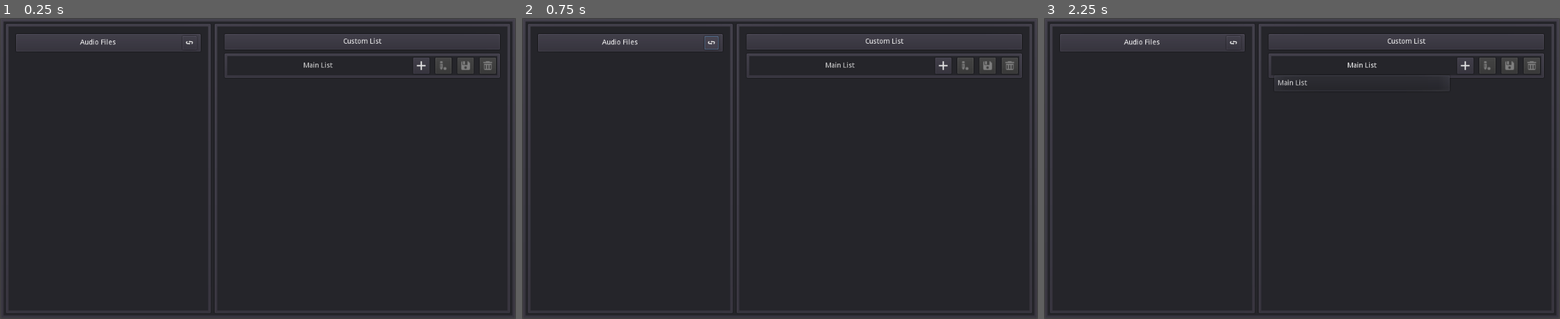
Above: before the commit, frames 1-3 (left to right).
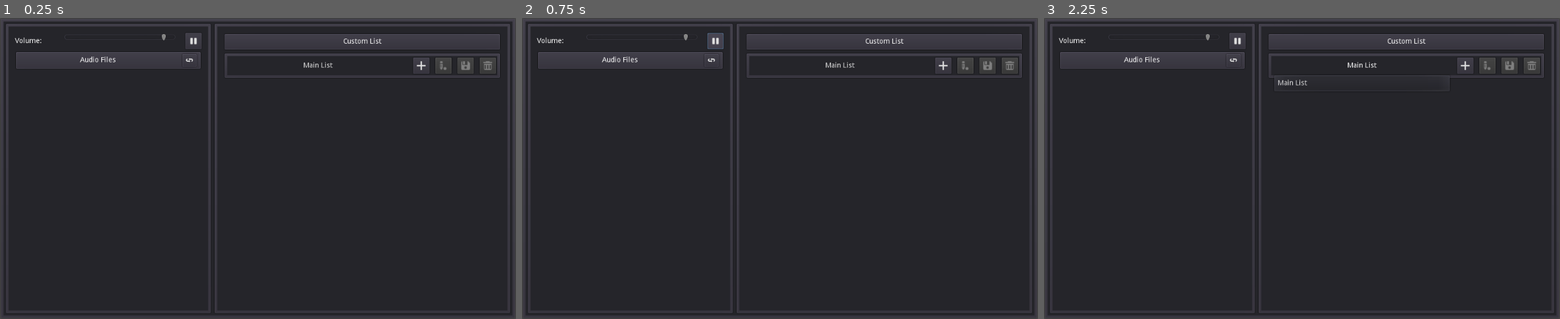
Above: after the commit, the same moments.

Repository: DrZanuff/SoundTableFX
Game: Godot game, scene res://Main.tscn
Two runs of this game, one before a commit and one after it. Both use one fixed random seed, a clock stepped at 60 frames per second and the inputs below.
Inputs (mouse positions are in pixels of both pictures, inside the frame that each line leads up to; where the layout moved, square brackets give the same spot in the first picture):
- Up to frame 1 (0.25 s): no input
- Up to frame 2 (0.75 s): click (718, 42) at 0.52 s
- Up to frame 3 (2.25 s): click (1234, 60) [1234, 42] at 1.25 s; click "Main List" at 2 s

The runs differ from the first frame. In frame 1, 2.4% of the frame differs, in the area x 2-39%, y 4-17%; in frame 2, 2.4%, in the area x 2-40%, y 4-17%; in frame 3, 2.4%.

Commit message:
Volume Control Added

Diff:
--- a/Main.gd
+++ b/Main.gd
@@ -4,6 +4,7 @@
 - Não deletar botões do Left Panel, apenas adicionar
 - Adicionar Botões dentro do Grupo var current_list
 - Ao mudar de lista, dar um show e Hide nos elementos
+- Criar sistema de Canais de Players (Array de AudioStream)
 """
 
 var file_button = load("res://SoundButton/SoundFile.tscn")
@@ -133,3 +134,15 @@
 
 func _on_Refresh_pressed() -> void:
 	refresh()
+
+func set_volume(vol):
+	AudioServer.set_bus_volume_db(0 , vol)
+	$Main/Window/Left/Files/Body/Current/Control/Label.text = "Volume: " + str(vol)
+	print(AudioServer.get_bus_volume_db(0))
+
+func _on_Volume_value_changed(value):
+	set_volume(value)
+
+func _on_ButtonPauseAll_pressed():
+	get_tree().call_group("Button","set_status",true)
+	$Player.stop()
--- a/Main.tscn
+++ b/Main.tscn
@@ -6,6 +6,7 @@
 [ext_resource path="res://icons/EditInternal.svg" type="Texture" id=4]
 [ext_resource path="res://icons/Remove.svg" type="Texture" id=5]
 [ext_resource path="res://icons/Add.svg" type="Texture" id=6]
+[ext_resource path="res://icons/Pause.svg" type="Texture" id=7]
 
 [node name="Node" type="Node"]
 script = ExtResource( 3 )
@@ -70,16 +71,57 @@
 margin_right = 390.0
 margin_bottom = 560.0
 
+[node name="Current" type="MarginContainer" parent="Main/Window/Left/Files/Body"]
+margin_right = 370.0
+margin_bottom = 32.0
+
+[node name="Control" type="HBoxContainer" parent="Main/Window/Left/Files/Body/Current"]
+margin_right = 370.0
+margin_bottom = 32.0
+custom_constants/separation = 10
+
+[node name="Label" type="Label" parent="Main/Window/Left/Files/Body/Current/Control"]
+margin_right = 88.0
+margin_bottom = 32.0
+size_flags_horizontal = 3
+size_flags_vertical = 3
+size_flags_stretch_ratio = 0.4
+text = "Volume: "
+valign = 1
+
+[node name="Volume" type="HSlider" parent="Main/Window/Left/Files/Body/Current/Control"]
+margin_left = 98.0
+margin_right = 318.0
+margin_bottom = 16.0
+size_flags_horizontal = 3
+min_value = -80.0
+max_value = 6.0
+
+[node name="M" type="MarginContainer" parent="Main/Window/Left/Files/Body/Current/Control"]
+margin_left = 328.0
+margin_right = 370.0
+margin_bottom = 32.0
+custom_constants/margin_left = 10
+
+[node name="ButtonPauseAll" type="Button" parent="Main/Window/Left/Files/Body/Current/Control/M"]
+margin_left = 10.0
+margin_right = 42.0
+margin_bottom = 32.0
+rect_min_size = Vector2( 32, 32 )
+icon = ExtResource( 7 )
+expand_icon = true
+
 [node name="Title" type="MarginContainer" parent="Main/Window/Left/Files/Body"]
-margin_right = 370.0
-margin_bottom = 39.0
+margin_top = 36.0
+margin_right = 370.0
+margin_bottom = 73.0
 size_flags_horizontal = 3
 size_flags_vertical = 3
 size_flags_stretch_ratio = 0.08
 
 [node name="Panel" type="PanelContainer" parent="Main/Window/Left/Files/Body/Title"]
 margin_right = 370.0
-margin_bottom = 39.0
+margin_bottom = 37.0
 size_flags_horizontal = 3
 size_flags_vertical = 3
 __meta__ = {
@@ -88,11 +130,11 @@
 
 [node name="HBox" type="HBoxContainer" parent="Main/Window/Left/Files/Body/Title"]
 margin_right = 370.0
-margin_bottom = 39.0
+margin_bottom = 37.0
 
 [node name="Label" type="Label" parent="Main/Window/Left/Files/Body/Title/HBox"]
 margin_right = 318.0
-margin_bottom = 39.0
+margin_bottom = 37.0
 size_flags_horizontal = 3
 size_flags_vertical = 3
 text = "   Audio Files"
@@ -102,7 +144,7 @@
 [node name="M" type="MarginContainer" parent="Main/Window/Left/Files/Body/Title/HBox"]
 margin_left = 322.0
 margin_right = 370.0
-margin_bottom = 39.0
+margin_bottom = 37.0
 size_flags_horizontal = 3
 size_flags_vertical = 3
 size_flags_stretch_ratio = 0.15
@@ -115,13 +157,13 @@
 margin_left = 10.0
 margin_top = 6.0
 margin_right = 38.0
-margin_bottom = 33.0
+margin_bottom = 31.0
 size_flags_horizontal = 3
 size_flags_vertical = 3
 icon = ExtResource( 1 )
 
 [node name="Scroll" type="ScrollContainer" parent="Main/Window/Left/Files/Body"]
-margin_top = 43.0
+margin_top = 77.0
 margin_right = 370.0
 margin_bottom = 540.0
 size_flags_horizontal = 3
@@ -130,7 +172,7 @@
 
 [node name="Itens" type="VBoxContainer" parent="Main/Window/Left/Files/Body/Scroll"]
 margin_right = 370.0
-margin_bottom = 497.0
+margin_bottom = 463.0
 size_flags_horizontal = 3
 size_flags_vertical = 3
 
@@ -373,6 +415,8 @@
 window_title = "Choose name"
 
 [node name="Player" type="AudioStreamPlayer" parent="."]
+[connection signal="value_changed" from="Main/Window/Left/Files/Body/Current/Control/Volume" to="." method="_on_Volume_value_changed"]
+[connection signal="pressed" from="Main/Window/Left/Files/Body/Current/Control/M/ButtonPauseAll" to="." method="_on_ButtonPauseAll_pressed"]
 [connection signal="pressed" from="Main/Window/Left/Files/Body/Title/HBox/M/Refresh" to="." method="_on_Refresh_pressed"]
 [connection signal="pressed" from="Main/Window/Right/M/Body/List/M/Menu/Add" to="." method="_on_Add_pressed"]
 [connection signal="text_changed" from="SaveList/OuterM/InnerM/M/Box/ListNameField" to="." method="_on_ListNameField_text_changed"]
--- /dev/null
+++ b/default_bus_layout.tres
@@ -0,0 +1,3 @@
+[gd_resource type="AudioBusLayout" format=2]
+
+[resource]
Not shown: 1 places in Main.tscn that only renumber resources
